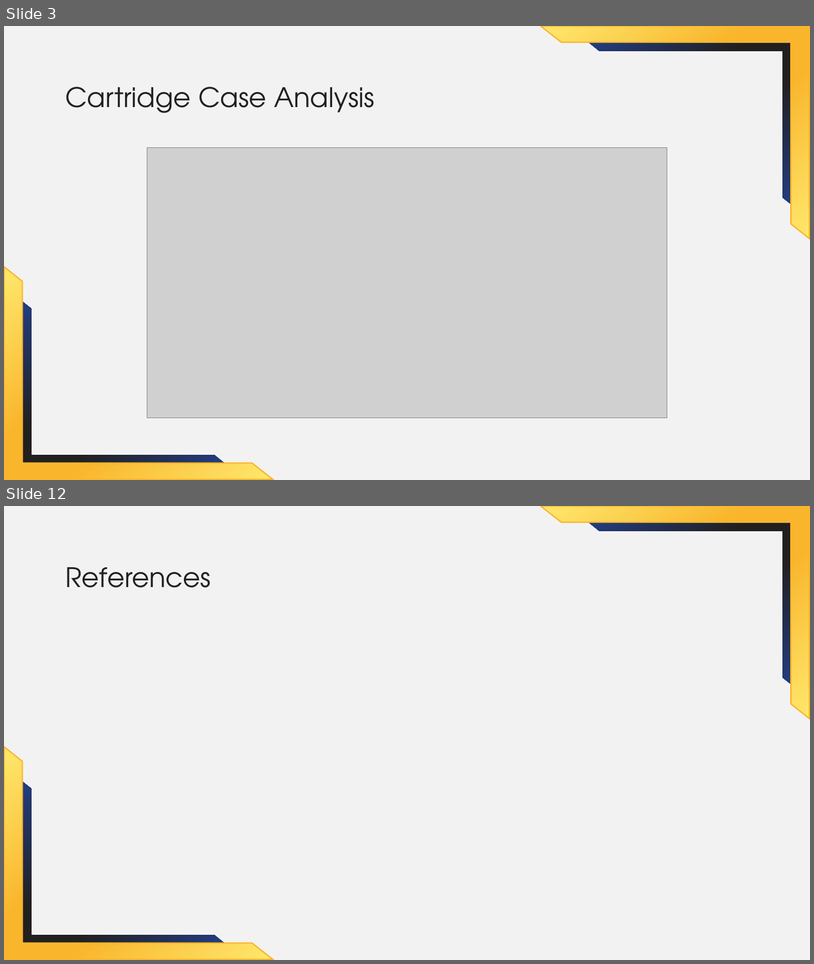
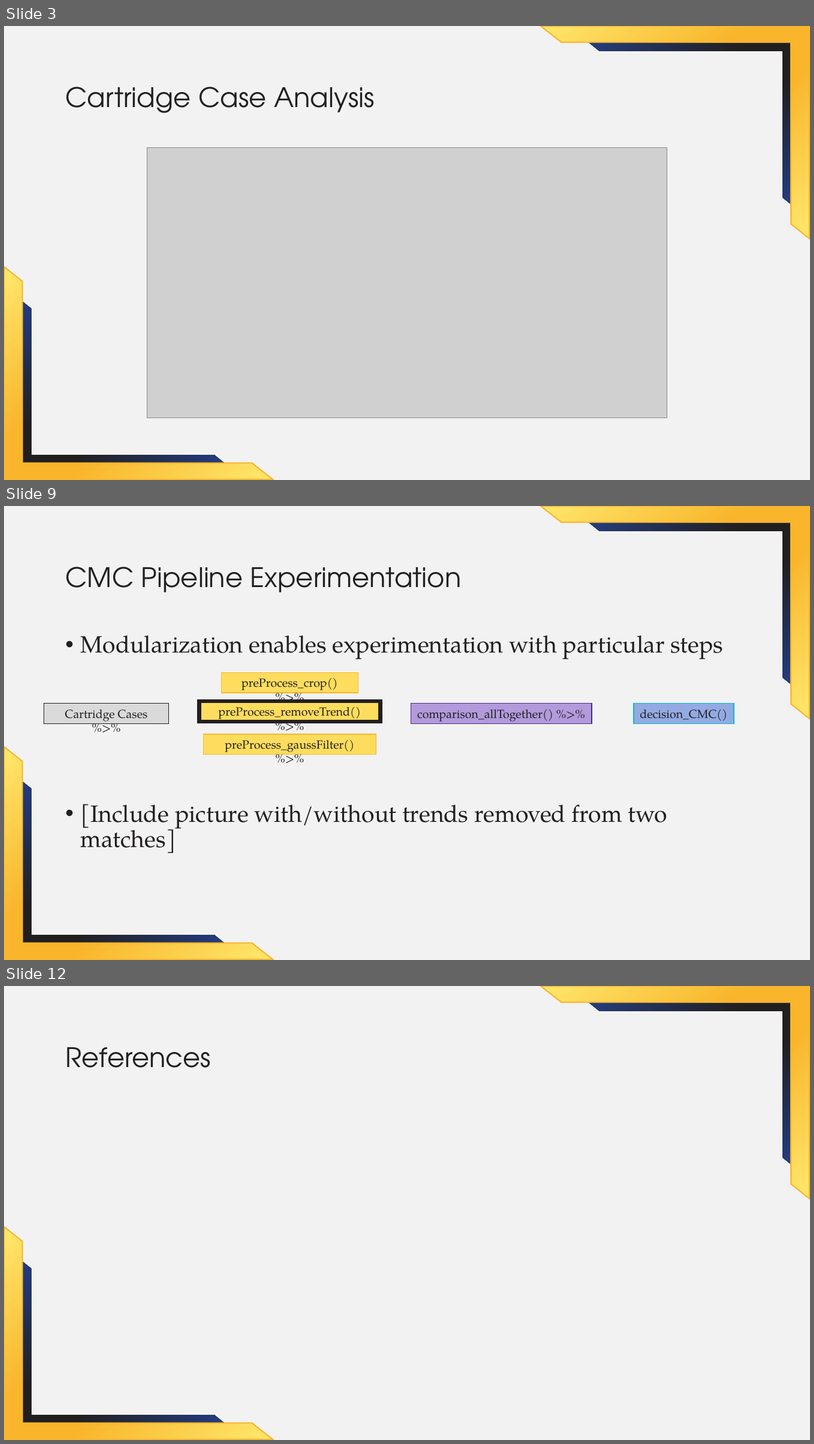
Before and after one commit to jzemmels/aafs22_slides, a slide deck: slides/AAFS 2022 Presenter PP Theme 1.pptx. Shown one above the other, each under a label of ours: slides 3 and 12 before the commit, slides 3, 9 and 12 after it; the slides between them are not shown. The pictures are 814x964 and 814x1444 pixels, drawn with LibreOffice and Linux fonts; fonts in the diff are those of the drawing; grey boxes stand for pictures; background and template pictures are left out. Boxes give left, top, right and bottom in pixels: in the first picture for what was removed or moved away, otherwise in the second. Text is boxed around its words. In the diff, an @@ line names an element or a change of style, - is before the commit and + after.

Commit message:
Add pipeline slides

```diff
--- a/slides/AAFS 2022 Presenter PP Theme 1.pptx
+++ b/slides/AAFS 2022 Presenter PP Theme 1.pptx
@@ slide 9 added at [4,506,810,960], background #F2F2F2; not listed: 4 template elements that a slide beside it also shows @@
@@ title added at [65,567,462,592], 32 pt, text #221F1F @@
+CMC Pipeline Experimentation
@@ text added at [81,635,724,853], 28 pt, text #221F1F @@
+• Modularization enables experimentation with particular steps
+• [Include picture with/without trends removed from two matches]
@@ rectangle added at [222,672,359,693], fill #FEDD5E, outline #F9B52C 1 pt, 14 pt, text #221F1F @@
+preProcess_crop() %>%
@@ rectangle added at [44,703,168,724], fill #DADADA, outline #221F1F 1 pt, 14 pt, text #221F1F @@
+Cartridge Cases %>%
@@ rectangle added at [200,701,381,721], fill #FEDD5E, outline #221F1F 4.5 pt, 14 pt, text #221F1F @@
+preProcess_removeTrend() %>%
@@ rectangle added at [411,703,593,724], fill #B29ADC, outline #4A2C80 1 pt, 14 pt, text #221F1F @@
+comparison_allTogether() %>%
@@ rectangle added at [635,703,735,724], fill #93AAE3, outline #09BCC6 1 pt, 14 pt, text #221F1F @@
+decision_CMC()
@@ rectangle added at [204,734,377,754], fill #FEDD5E, outline #F9B52C 1 pt, 14 pt, text #221F1F @@
+preProcess_gaussFilter() %>%
```
Also in this commit, not shown: 6 slides changed, 1 other slide added, 2 slides removed.
